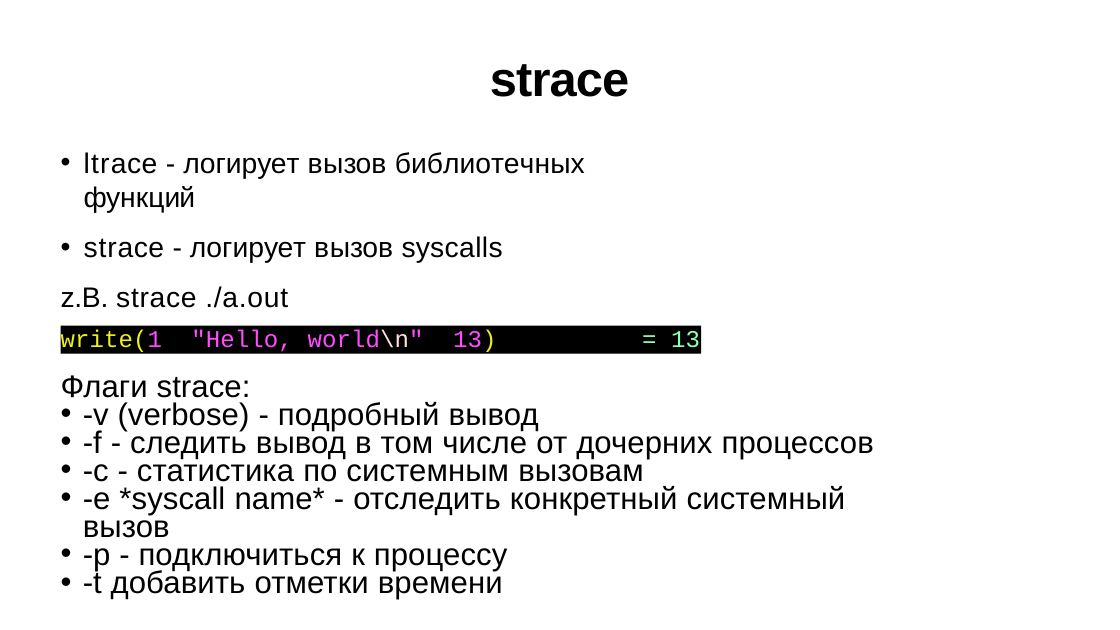
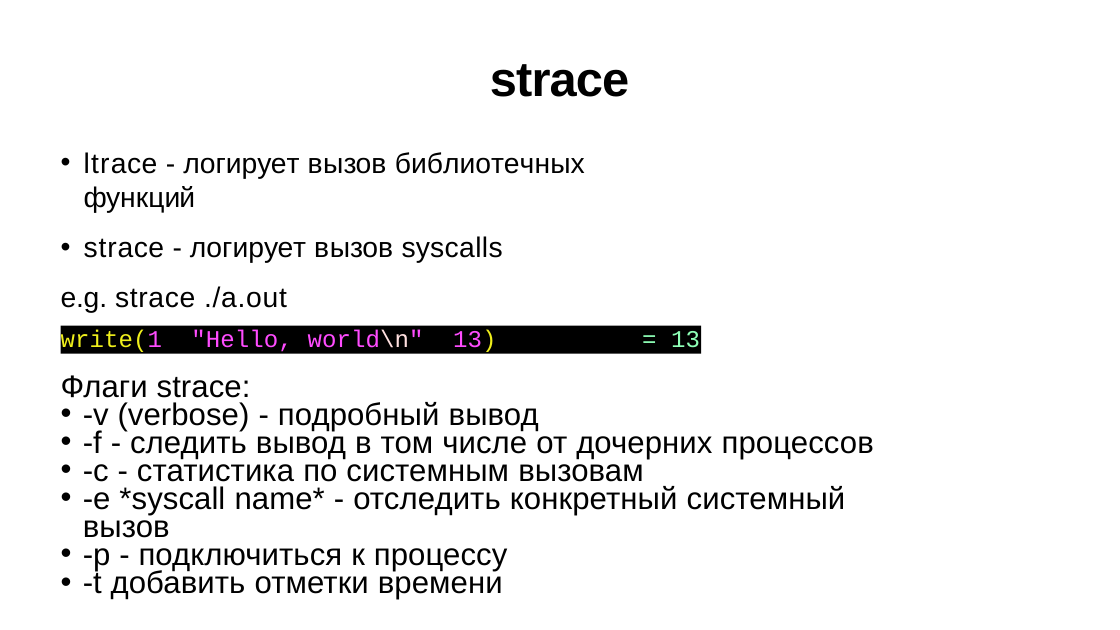
Before and after one commit to kostya2709/CAOS_seminars, a slide deck: slide 14 of sem_1_tools/presentations/Семинар_1_tools.pptx (slide 11 before the commit). Drawn at 1120x630 pixels with LibreOffice and Linux fonts; fonts in the diff are those of the drawing. Boxes give left, top, right and bottom in pixels: in the first picture for what was removed or moved away, otherwise in the second. Text is boxed around its words. In the diff, an @@ line names an element or a change of style, - is before the commit and + after.

```diff
--- a/sem_1_tools/presentations/Семинар_1_tools.pptx
+++ b/sem_1_tools/presentations/Семинар_1_tools.pptx
@@ text at <box>61,286,287,313</box>: text changed @@
-z.B. strace ./a.out
+e.g. strace ./a.out
```
Also in this commit, not shown: 8 other slides changed, 3 slides added, 3 other files.
